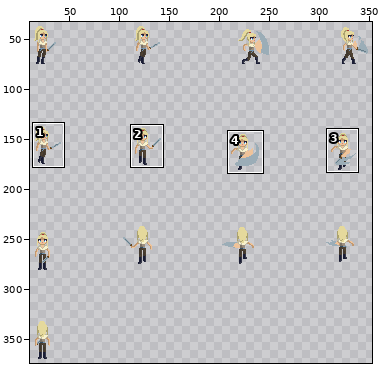
File history of a sprite sheet, Assets/Sprites/Rue/Done anims/Sword/Rue_Attack_Sword_sprite-Sheet.png. The first picture is a wide view before the edit; the outline marks the close-up.
Close-up. First the earlier version:
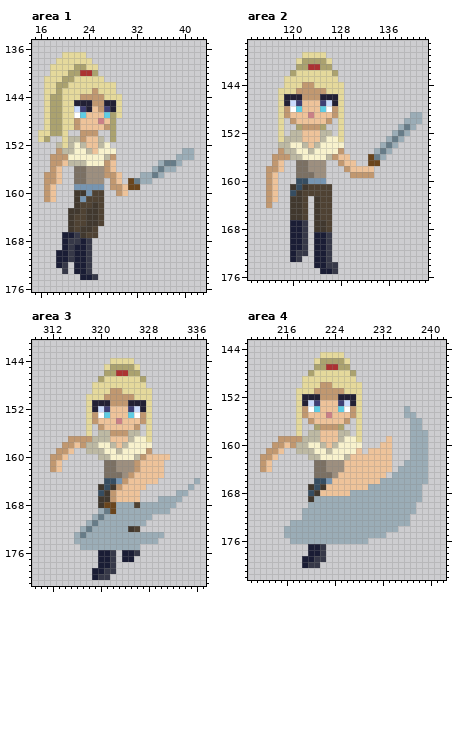
The file is 400x400 pixels. Shown: area 1: x 15..43, y 135..176; area 2: x 113..142, y 137..176; area 3: x 309..337, y 141..181; area 4: x 210..242, y 143..182. The wide view leaves out empty margins. The commit also changed other parts of the picture, which this record leaves out.
After the commit:
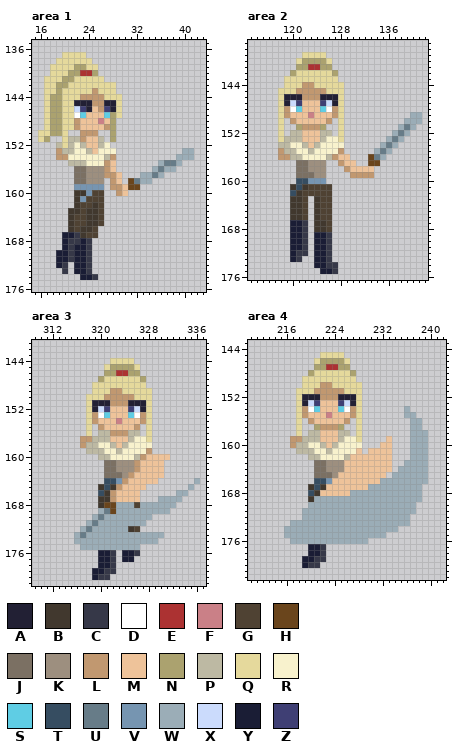
Palette (. is transparent): A #222034  B #41382e  C #363848  D #ffffff  E #ac3232  F #ca8087  G #4f4233  H #6a451c  J #7b7063  K #9d8f7f  L #c19870  M #eec39a  N #aba26f  P #bdb9a3  Q #e5d99c  R #f8f2cd  S #5fcde4  T #364d61  U #677c88  V #7695b1  W #9badb7  X #cbdbfc  Y #1a1d35  Z #3f3f74
The exact change:
Area 1:
Colour L is removed in row 154 at x 18; in row 155 at x 18 to 19; in row 156 at x 18; in rows 157 to 158 at x 17 to 18; in rows 159 to 161 at x 17.
Colour M is removed in row 155 at x 20; in rows 156 to 158 at x 19; in rows 159 to 161 at x 18.
Area 2:
Colour L is removed in rows 156 to 157 at x 117; in row 158 at x 116 to 117; in rows 159 to 164 at x 116.
Colour M is removed in rows 157 to 158 at x 118; in rows 159 to 163 at x 117.
Area 3:
Colour L is removed in row 157 at x 315 to 316; in row 158 at x 314 to 315; in row 159 at x 313 to 314; in row 160 at x 312 to 313; in rows 161 to 162 at x 312.
Colour M is removed in row 158 at x 316; in row 159 at x 315; in row 160 at x 314; in rows 161 to 162 at x 313.
Area 4:
Colour L is removed in row 159 at x 215 to 216; in row 160 at x 214 to 215; in row 161 at x 213 to 214; in row 162 at x 212 to 213; in rows 163 to 164 at x 212.
Colour M is removed in row 160 at x 216; in row 161 at x 215; in row 162 at x 214; in rows 163 to 164 at x 213.
